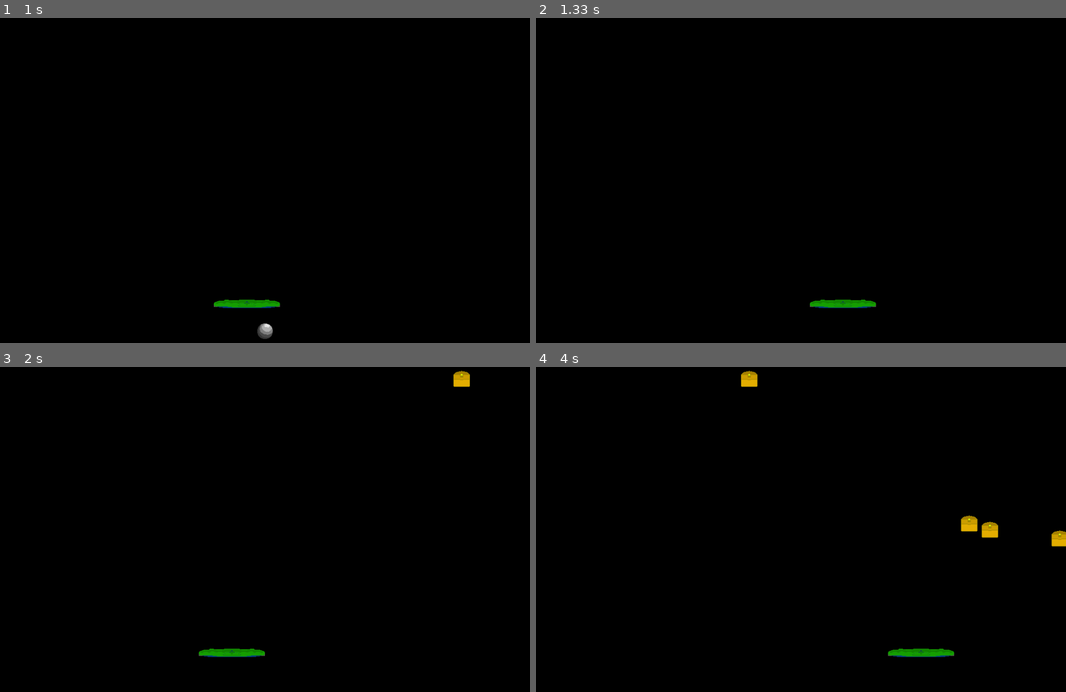
Above: before the commit, frames 1-4 (two rows, left to right).
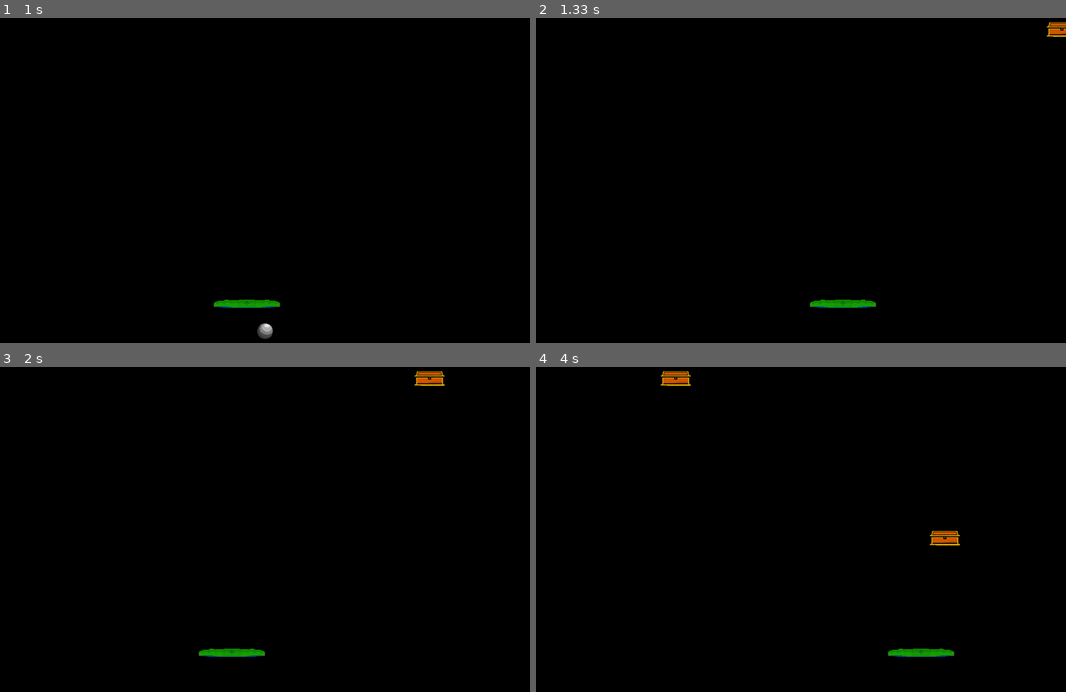
Above: after the commit, the same moments.

Repository: orthodoxego/hitting-ball-pygame
Game: pygame game, started from hit-hit-hitting!.py
The game is run twice, just before and just after one commit, with the same random seed, the same clock (stepped at 60 frames per second) and the same inputs.
Inputs (mouse positions are in pixels of both pictures, inside the frame that each line leads up to):
- Up to frame 1 (1 s): hold Right 0.33-0.8 s; move the mouse to (243, 200) at 0.37 s; hold Up from 0.83 s (still down); move the mouse to (434, 174) at 0.87 s
- Up to frame 2 (1.33 s): release Up at 1.13 s; hold Right from 1.17 s (still down); move the mouse to (806, 209) at 1.2 s
- Up to frame 3 (2 s): release Right at 1.63 s; hold Left from 1.67 s (still down); move the mouse to (137, 536) at 1.7 s
- Up to frame 4 (4 s): release Left at 2.2 s; hold Down 2.23-2.53 s; move the mouse to (854, 620) at 2.27 s; hold Left 2.57-2.97 s; move the mouse to (636, 627) at 2.6 s; hold Up 3-3.37 s; move the mouse to (880, 393) at 3.03 s; hold Right from 3.4 s (still down); move the mouse to (997, 672) at 3.43 s

Frame 1 is identical in both runs. In frame 2, 0.1% of the frame differs, in the area x 96-100%, y 1-6%; in frame 3, 0.4%; in frame 4, 1.0%, in the area x 23-100%, y 1-56%.

Commit message:
Добавление сундука (ну что вы начинаете, как мог так и нарисовал).

Diff:
--- a/game_classes/goldbox.py
+++ b/game_classes/goldbox.py
@@ -25,7 +25,7 @@
 
     @x.setter
     def x(self, value):
-        self.__rect.x = value
+        self.__rect.x = int(value)
 
     @property
     def y(self):
@@ -33,7 +33,7 @@
 
     @y.setter
     def y(self, value):
-        self.__rect.y = value
+        self.__rect.y = int(value)
 
     def act(self, delta):
         self.x += self.__speed_x * delta
--- a/setup/setup.py
+++ b/setup/setup.py
@@ -30,7 +30,7 @@
     max_energy_player = 32
 
     # Стартовое количество сундуков
-    start_count_boxes = 5
+    start_count_boxes = 2
 
     # Цвета
     BLACK = (0, 0, 0)
Binary file changed: png/goldbox.png
